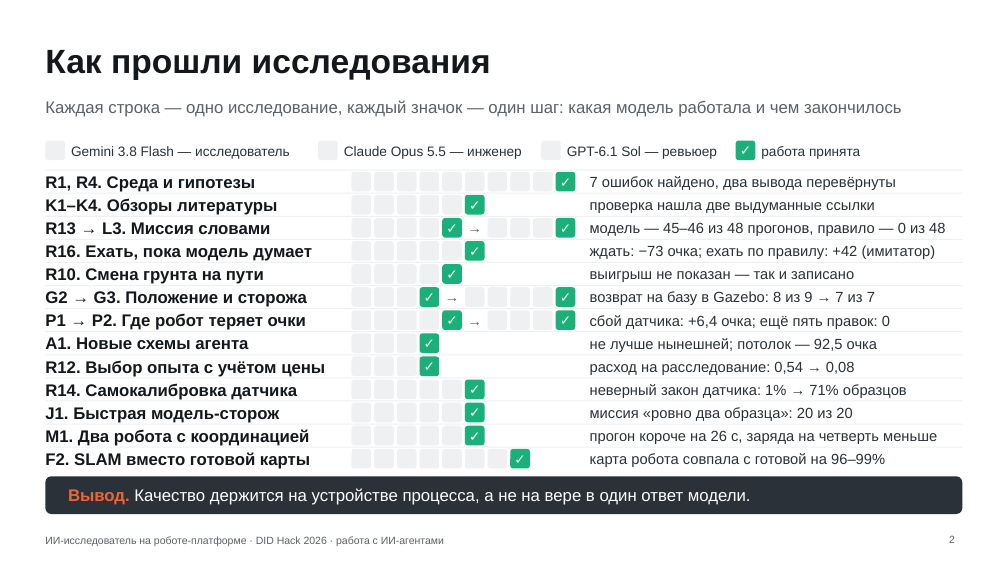
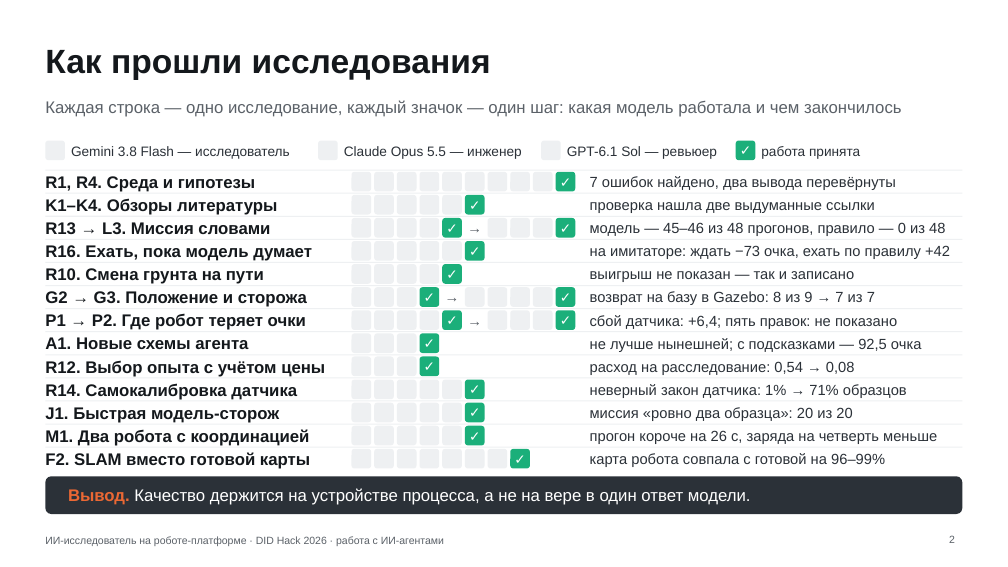
Before and after one commit to Mput13/did-hack, a slide deck: slide 2 of presentation/ai_process.pptx. Drawn at 1008x567 pixels with LibreOffice and Linux fonts; fonts in the diff are those of the drawing; background and template pictures are left out. Boxes give left, top, right and bottom in pixels: in the first picture for what was removed or moved away, otherwise in the second. Text is boxed around its words. In the diff, an @@ line names an element or a change of style, - is before the commit and + after.

```diff
--- a/presentation/ai_process.pptx
+++ b/presentation/ai_process.pptx
@@ text at (590,245,950,259): text changed @@
-ждать: −73 очка; ехать по правилу: +42 (имитатор)
+на имитаторе: ждать −73 очка, ехать по правилу +42
@@ text at (590,315,897,329): text changed @@
-сбой датчика: +6,4 очка; ещё пять правок: 0
+сбой датчика: +6,4; пять правок: не показано
@@ text at (590,338,921,352): text changed @@
-не лучше нынешней; потолок — 92,5 очка
+не лучше нынешней; с подсказками — 92,5 очка
```
Also in this commit, not shown: 8 other files.
